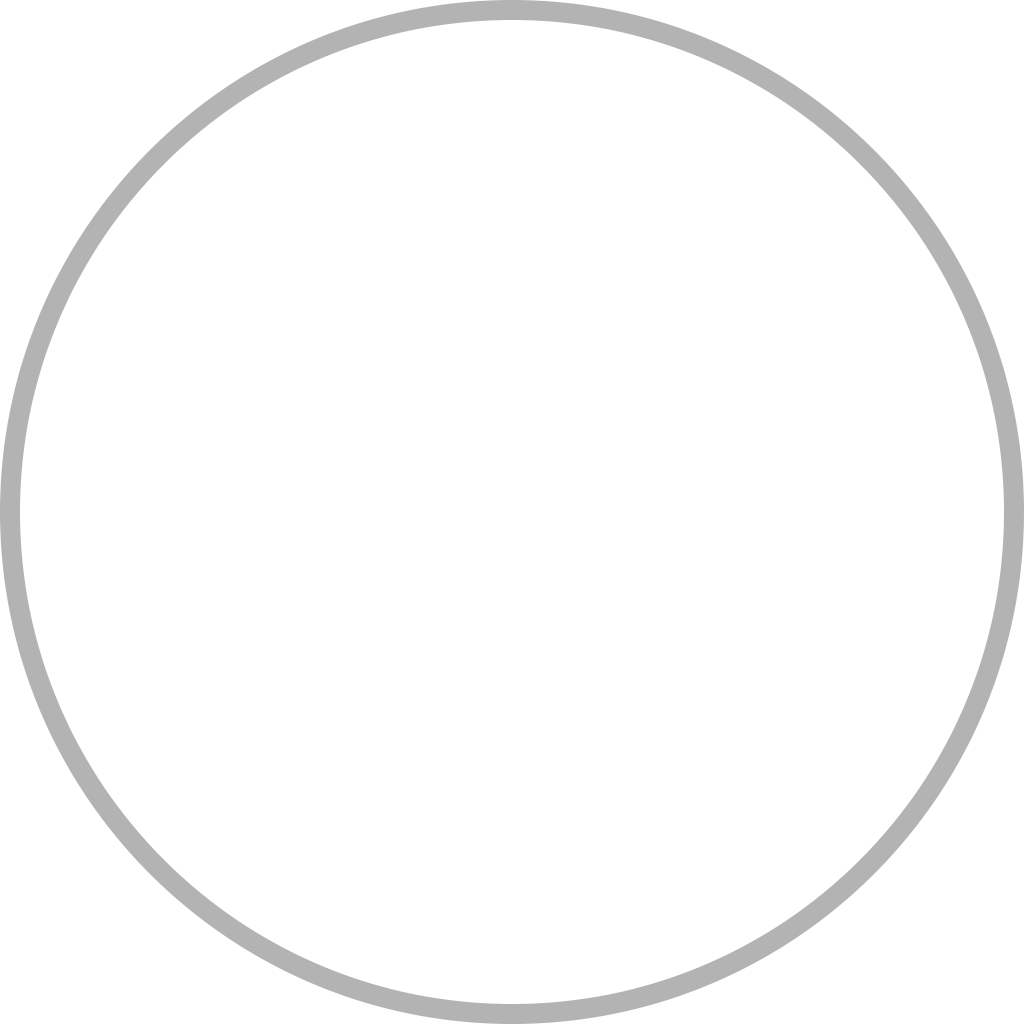
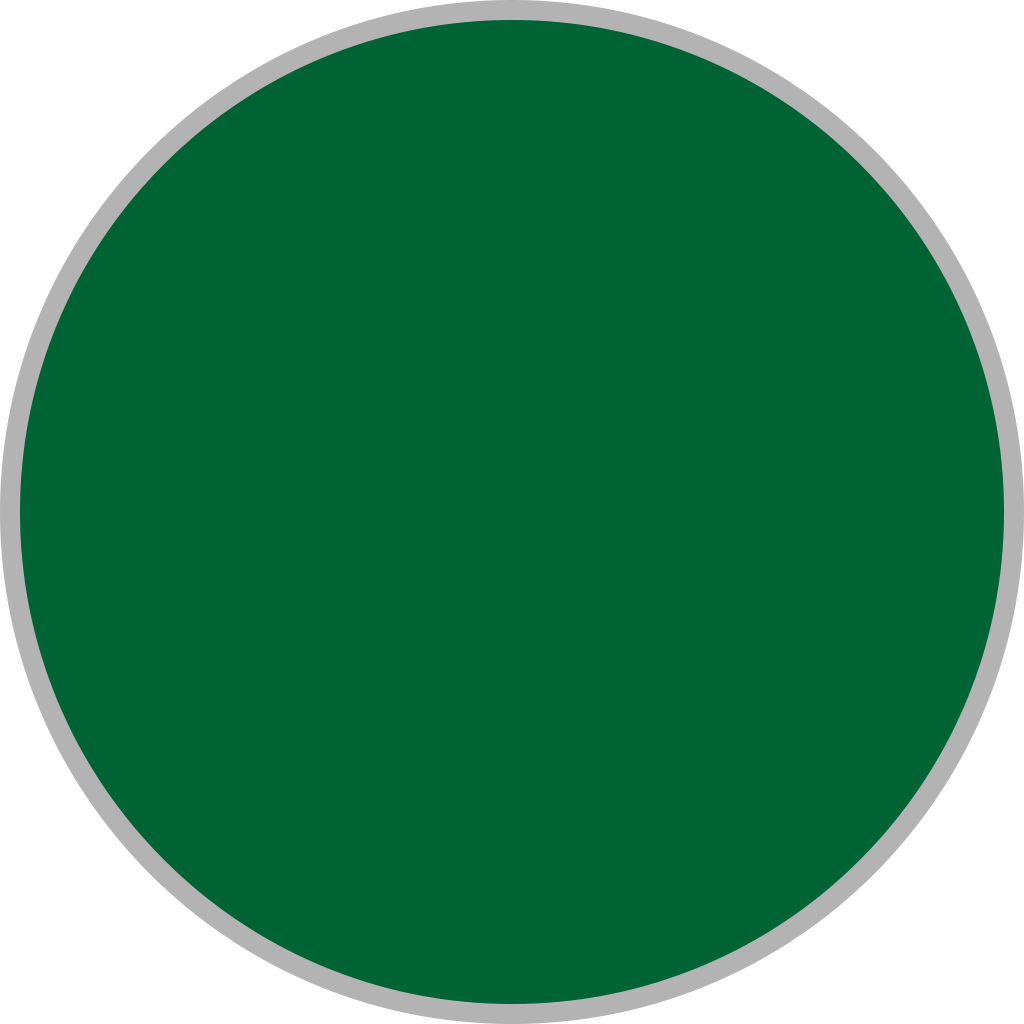
Layered file, before and after one edit (1024 × 1024). Changes by layer:
added layer "Elipse 1 copia" above "Elipse 1" over [20, 20, 1004, 1004]
hid "Elipse 1" over [20, 20, 1004, 1004]
